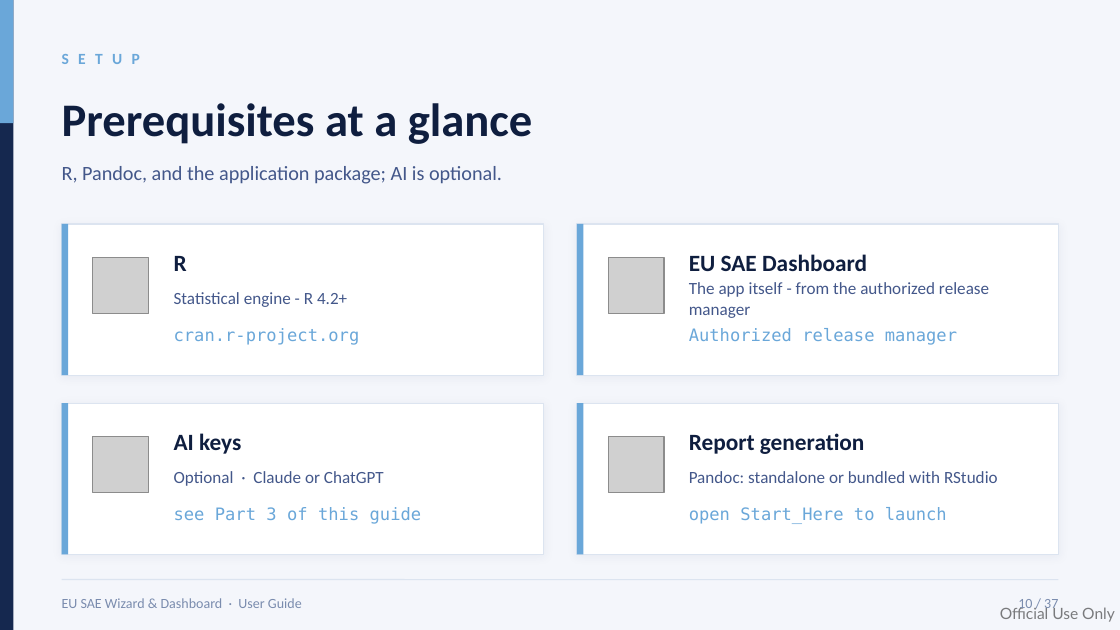
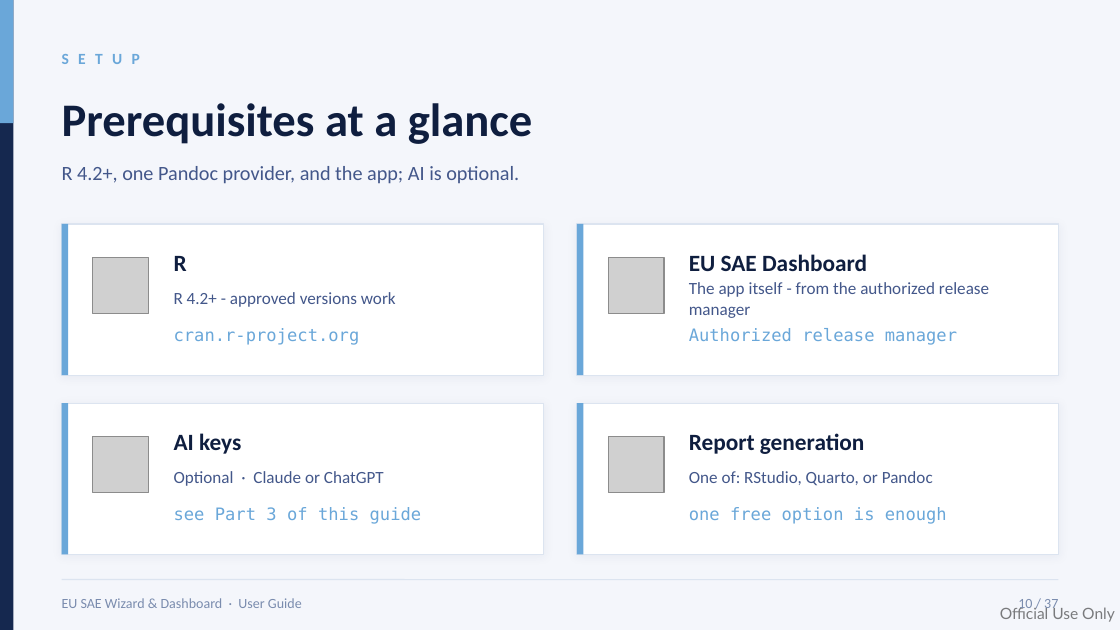
Before and after one commit to Noboyoshida227/eu-sae-application-package, a slide deck: slide 10 of docs/instructions/EU_SAE_User_Guide_5_2_0_rc_6_wizard_3_pointwise.pptx. Drawn at 1120x630 pixels with LibreOffice and Linux fonts; fonts in the diff are those of the drawing; grey boxes stand for pictures. Boxes give left, top, right and bottom in pixels: in the first picture for what was removed or moved away, otherwise in the second. Text is boxed around its words. In the diff, an @@ line names an element or a change of style, - is before the commit and + after.

```diff
--- a/docs/instructions/EU_SAE_User_Guide_5_2_0_rc_6_wizard_3_pointwise.pptx
+++ b/docs/instructions/EU_SAE_User_Guide_5_2_0_rc_6_wizard_3_pointwise.pptx
@@ text at [62,166,519,184]: text changed @@
-R, Pandoc, and the application package; AI is optional.
+R 4.2+, one Pandoc provider, and the app; AI is optional.
@@ text at [174,292,396,307]: text changed @@
-Statistical engine - R 4.2+
+R 4.2+ - approved versions work
@@ text at [689,471,933,486]: text changed @@
-Pandoc: standalone or bundled with RStudio
+One of: RStudio, Quarto, or Pandoc
@@ text at [689,507,947,524]: text changed @@
-open Start_Here to launch
+one free option is enough
```
Also in this commit, not shown: 2 other slides changed, 10 other files.
